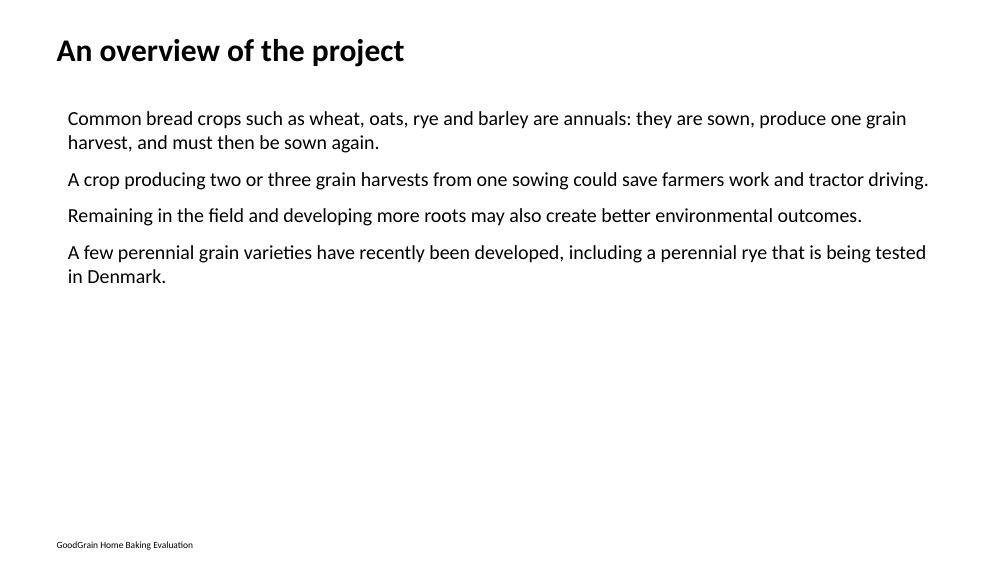
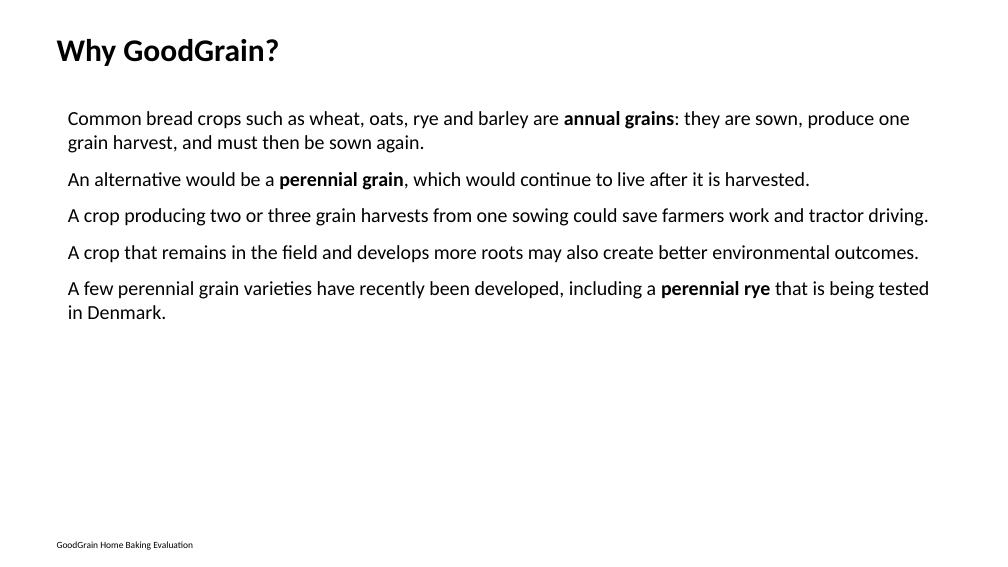
Before and after one commit to vanichols/GoodGrain, a slide deck: slide 5 of documents/informational sheet power point.pptx (slide 6 before the commit). Drawn at 1008x567 pixels with LibreOffice and Linux fonts; fonts in the diff are those of the drawing. Boxes give left, top, right and bottom in pixels: in the first picture for what was removed or moved away, otherwise in the second. Text is boxed around its words. In the diff, an @@ line names an element or a change of style, - is before the commit and + after.

```diff
--- a/documents/informational sheet power point.pptx
+++ b/documents/informational sheet power point.pptx
@@ text at (57, 39, 279, 66): text changed @@
-An overview of the project
+Why GoodGrain?
@@ text at (68, 111, 910, 190): text changed @@
-Common bread crops such as wheat, oats, rye and barley are annuals: they are sown, produce one grain harvest, and must then be sown again.
+Common bread crops such as wheat, oats, rye and barley are annual grains: they are sown, produce one grain harvest, and must then be sown again.
+An alternative would be a perennial grain, which would continue to live after it is harvested.
@@ text at (68, 245, 920, 263): text changed @@
-Remaining in the field and developing more roots may also create better environmental outcomes.
+A crop that remains in the field and develops more roots may also create better environmental outcomes.
@@ text at (68, 281, 930, 319): bold on in "perennial rye" @@
```
Also in this commit, not shown: 14 other slides changed, 7 slides added, 1 slide removed, 4 other files.
